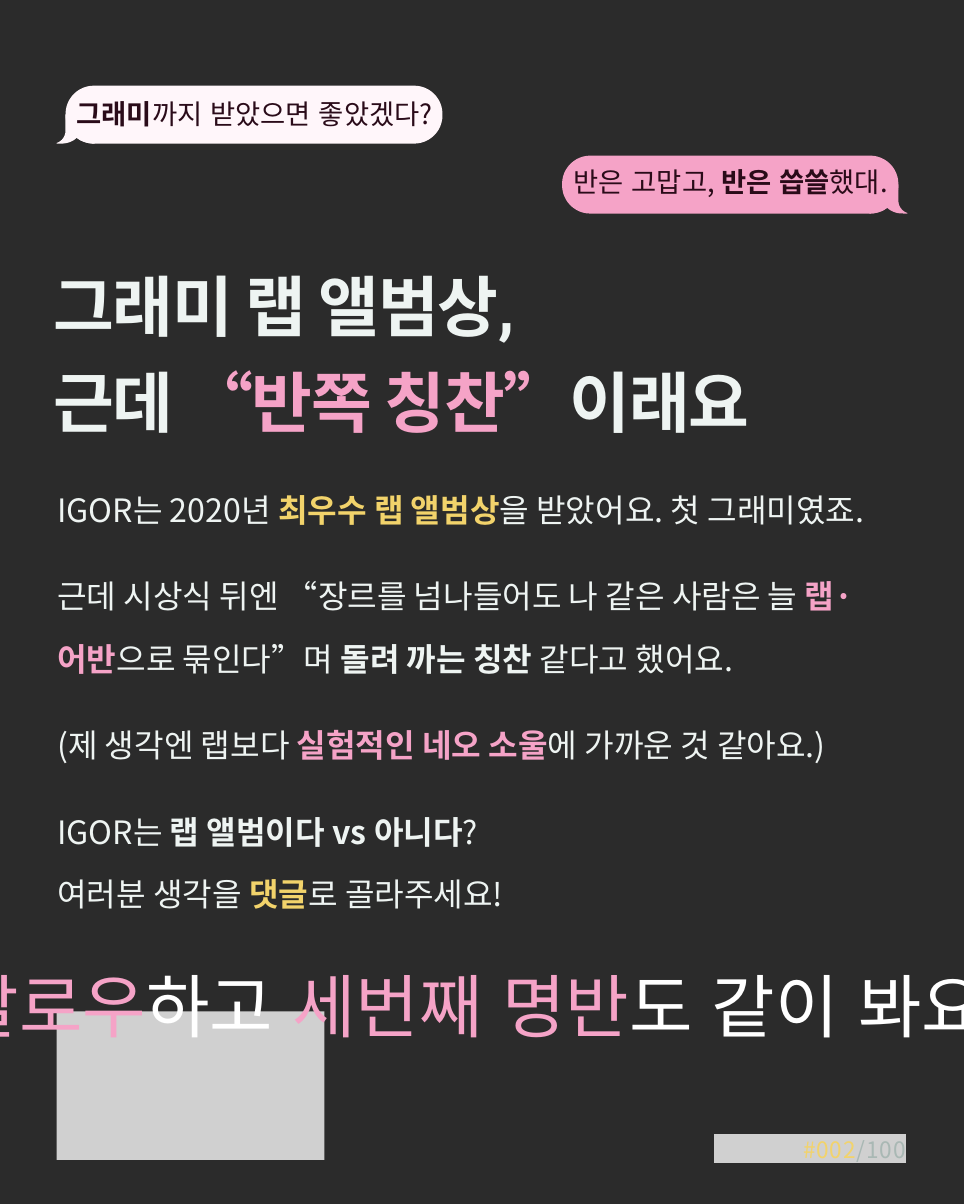
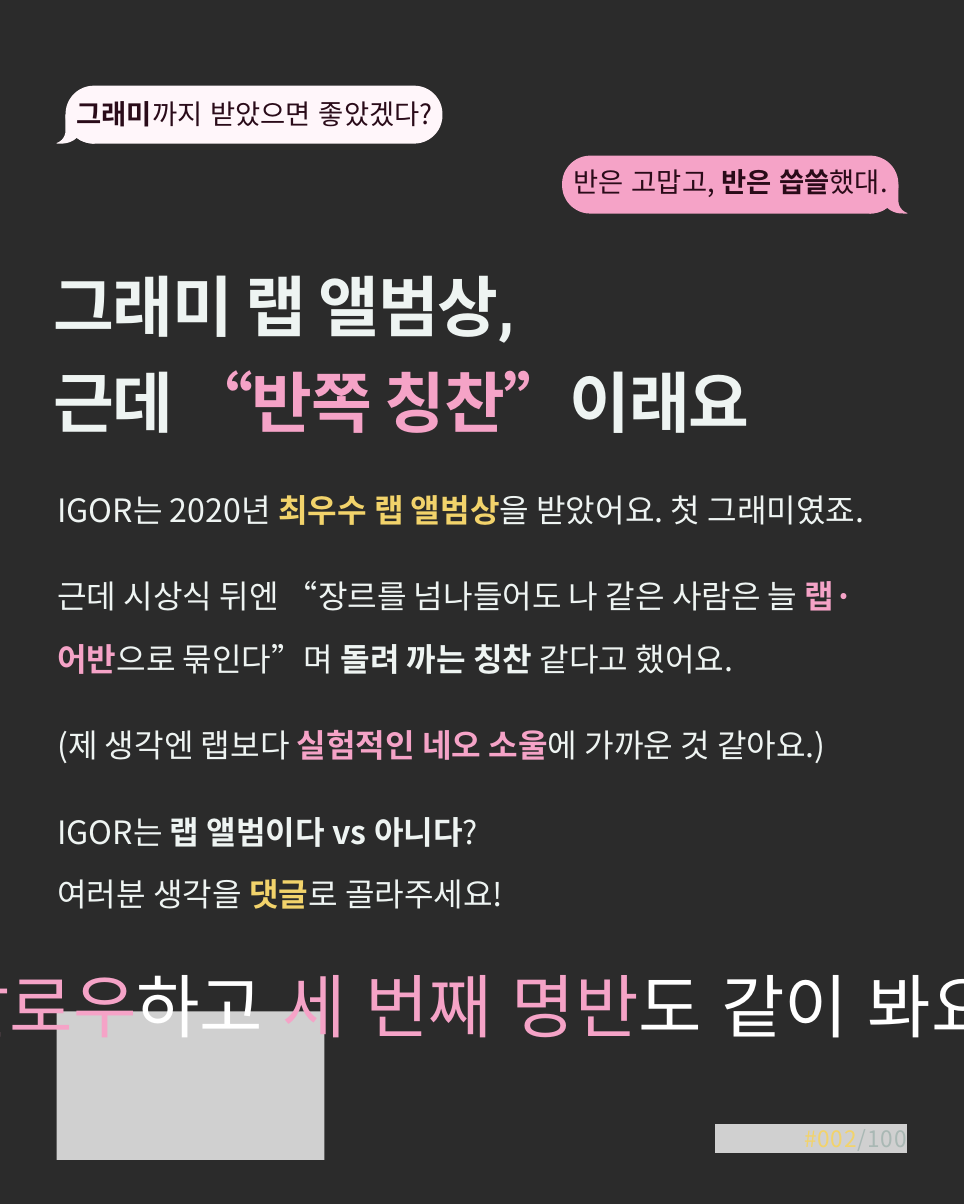
Before and after one commit to yeezyismygoat-pixel/ClaudeRep, a slide deck: slide 10 of IGOR_명반002_수정.pptx. Drawn at 964x1204 pixels with LibreOffice and Linux fonts; fonts in the diff are those of the drawing; grey boxes stand for pictures; background and template pictures are left out; a plain dark background stands for a picture behind light text. Boxes give left, top, right and bottom in pixels: in the first picture for what was removed or moved away, otherwise in the second. Text is boxed around its words. In the diff, an @@ line names an element or a change of style, - is before the commit and + after.

```diff
--- a/IGOR_명반002_수정.pptx
+++ b/IGOR_명반002_수정.pptx
@@ text at bbox=[0, 975, 964, 1050]: spaces changed @@
-팔로우하고 세번째 명반도 같이 봐요!
+팔로우하고 세 번째 명반도 같이 봐요!
@@ picture: place and size @@
-picture at bbox=[714, 1135, 906, 1165]
+picture at bbox=[716, 1124, 907, 1154]
@@ text "#002/100": place and size @@
-text "#002/100" at bbox=[803, 1141, 906, 1164]
+text "#002/100" at bbox=[804, 1130, 907, 1154]
```
Also in this commit, not shown: 4 other slides changed, 11 other files.
